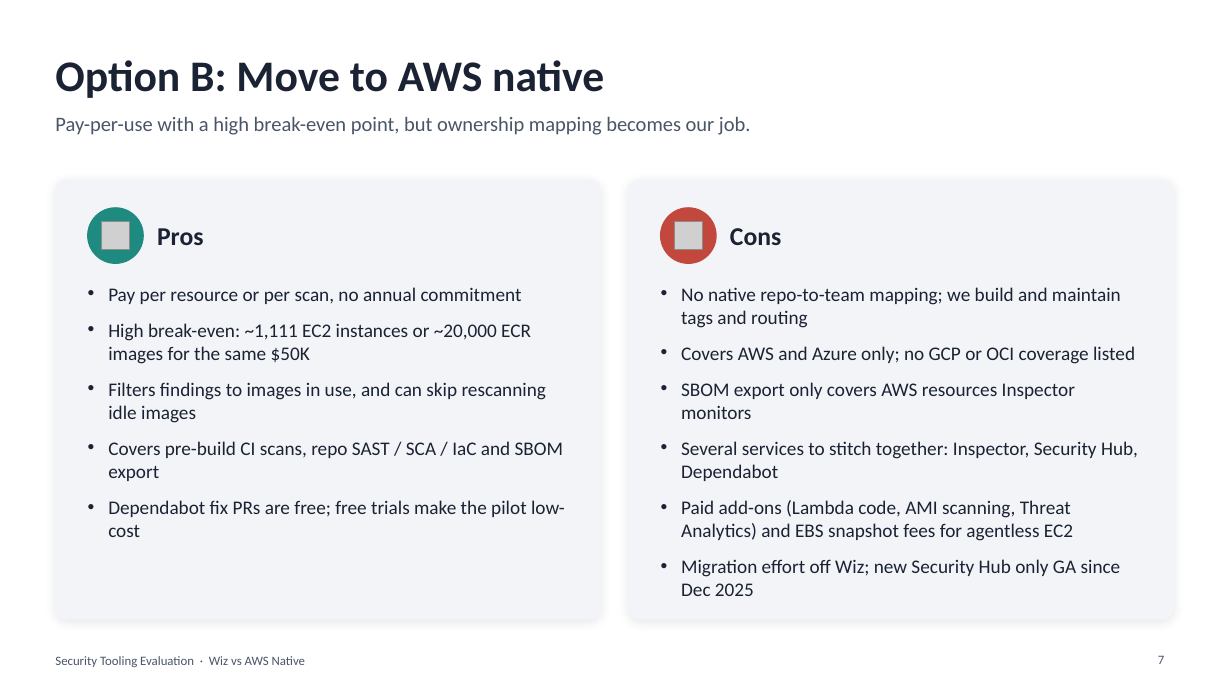
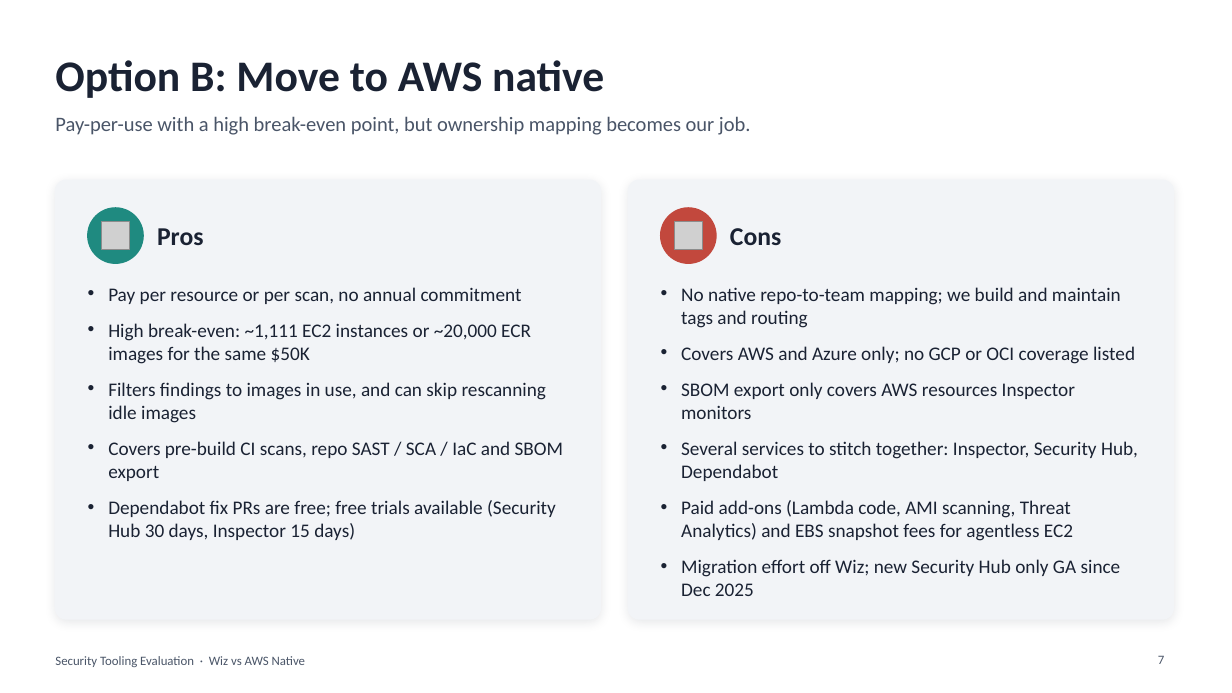
Before and after one commit to ShashikantSingh09/Codes, a slide deck: slide 7 of Security_Tooling_Evaluation_Wiz_vs_AWS_Native.pptx. Drawn at 1232x693 pixels with LibreOffice and Linux fonts; fonts in the diff are those of the drawing; grey boxes stand for pictures. Boxes give left, top, right and bottom in pixels: in the first picture for what was removed or moved away, otherwise in the second. Text is boxed around its words. In the diff, an @@ line names an element or a change of style, - is before the commit and + after.

```diff
--- a/Security_Tooling_Evaluation_Wiz_vs_AWS_Native.pptx
+++ b/Security_Tooling_Evaluation_Wiz_vs_AWS_Native.pptx
@@ text at <box>108,500,556,540</box>: text changed @@
-• Dependabot fix PRs are free; free trials make the pilot low-cost
+• Dependabot fix PRs are free; free trials available (Security Hub 30 days, Inspector 15 days)
```
Also in this commit, not shown: 3 other slides changed.
